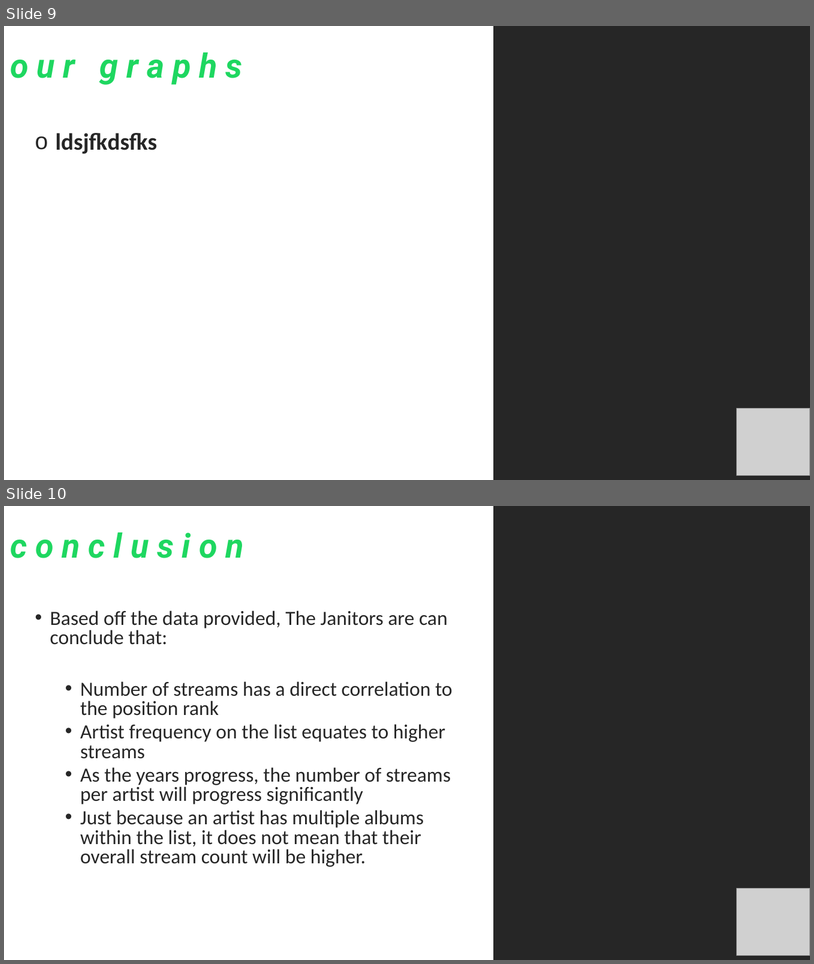
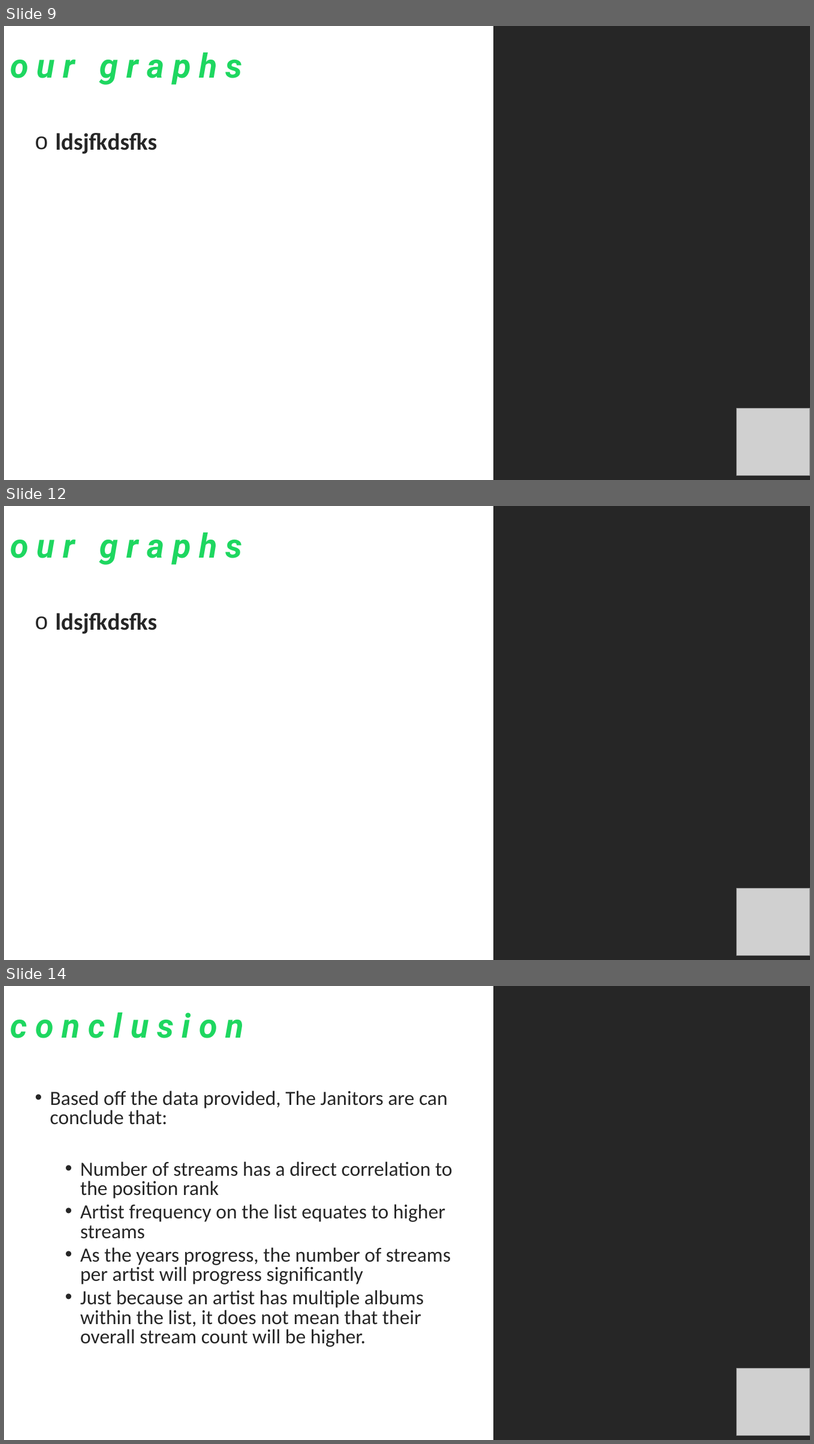
Before and after one commit to iastanehasl/Project-One, a slide deck: Spotipy Presentation 10.27.pptx. Shown one above the other, each under a label of ours: slides 9 and 10 before the commit, slides 9, 12 and 14 after it; the slides between them are not shown. The pictures are 814x964 and 814x1444 pixels, drawn with LibreOffice and Linux fonts; fonts in the diff are those of the drawing; grey boxes stand for pictures. Boxes give left, top, right and bottom in pixels: in the first picture for what was removed or moved away, otherwise in the second. Text is boxed around its words. In the diff, an @@ line names an element or a change of style, - is before the commit and + after.

```diff
--- a/Spotipy Presentation 10.27.pptx
+++ b/Spotipy Presentation 10.27.pptx
@@ slide 12 added at (4, 506, 810, 960), background #FFFFFF @@
@@ rectangle added at (494, 506, 810, 960), fill #262626 @@
@@ text added at (10, 532, 242, 565), 40 pt, text #1ED760, bold, italic @@
+o u r g r a p h s
@@ text added at (56, 613, 158, 634), 28 pt, text #262626, bold @@
+o ldsjfkdsfks
@@ picture added at (737, 888, 810, 955) @@
@@ what was slide 10 is now slide 14 @@
```
Also in this commit, not shown: 2 slides changed, 3 other slides added.
